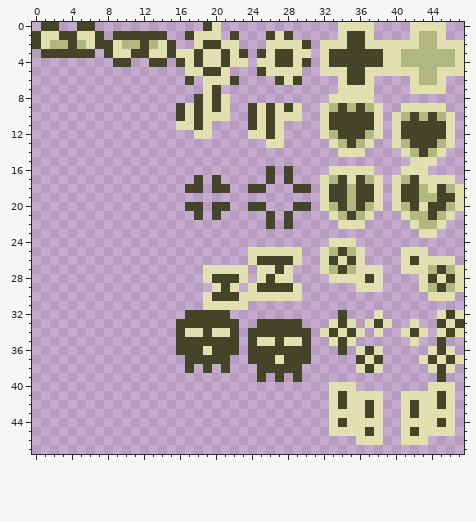
Pixel-art file: sprites/misc_8x8.aseprite. Above, as it was before the edit.
48x48 pixels, 1 frame.
New version:
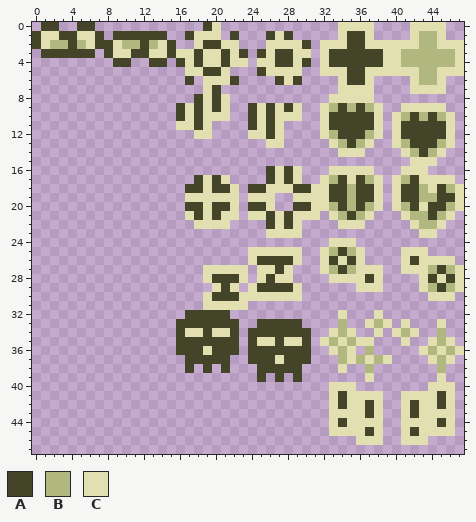
Palette (. is transparent): A #444429  B #b0b87f  C #e2dfb1
Edits made:
y 16: x 27 . -> C; x 29 . -> C
y 17: x 19 . -> C; x 21 . -> C; x 27 . -> C; x 29 . -> C
y 18: x 19 . -> C; x 22 . -> C; x 26..28 ... -> CCC; x 31 . -> C
y 19: x 17..22 ...... -> CCCCCC; x 24..26 ... -> CCC; x 29..31 ... -> CCC
y 20: x 19 . -> C; x 22 . -> C; x 26 . -> C; x 31 . -> C
y 21: x 17 . -> C; x 19 . -> C; x 21..22 .. -> CC; x 24..25 .. -> CC; x 27 . -> C; x 29..31 ... -> CCC
y 22: x 18..21 .... -> CCCC; x 27 . -> C; x 29 . -> C
y 23: x 26..29 .... -> CCCC
y 32: x 34 A -> C; x 45..47 CAC -> ...
y 33: x 33..35 CAC -> .B.; x 38 A -> B; x 41..42 .C -> C.; x 45..47 ACA -> C..
y 34: x 32..36 CACAC -> .CBC.; x 40..43 .CAC -> CBC.; x 45..47 CAC -> B..
y 35: x 32..37 .CAC.. -> CBCBCC; x 41..42 .C -> C.; x 44..46 .A. -> CBC
y 36: x 33..38 .A.CAC -> CBC.B.; x 43..47 .CAC. -> CBCBC
y 37: x 34..36 ..A -> BCB; x 38..39 A. -> BC; x 43..47 CACAC -> .CBC.
y 38: x 34 . -> C; x 36..38 CAC -> .B.; x 44..46 CAC -> .B.
y 39: x 37 . -> C; x 45 A -> C
Pixel boxes of the changes (left, top, right, bottom) in both pictures:
added: (185, 166, 320, 238)
changed: (320, 310, 464, 382)
